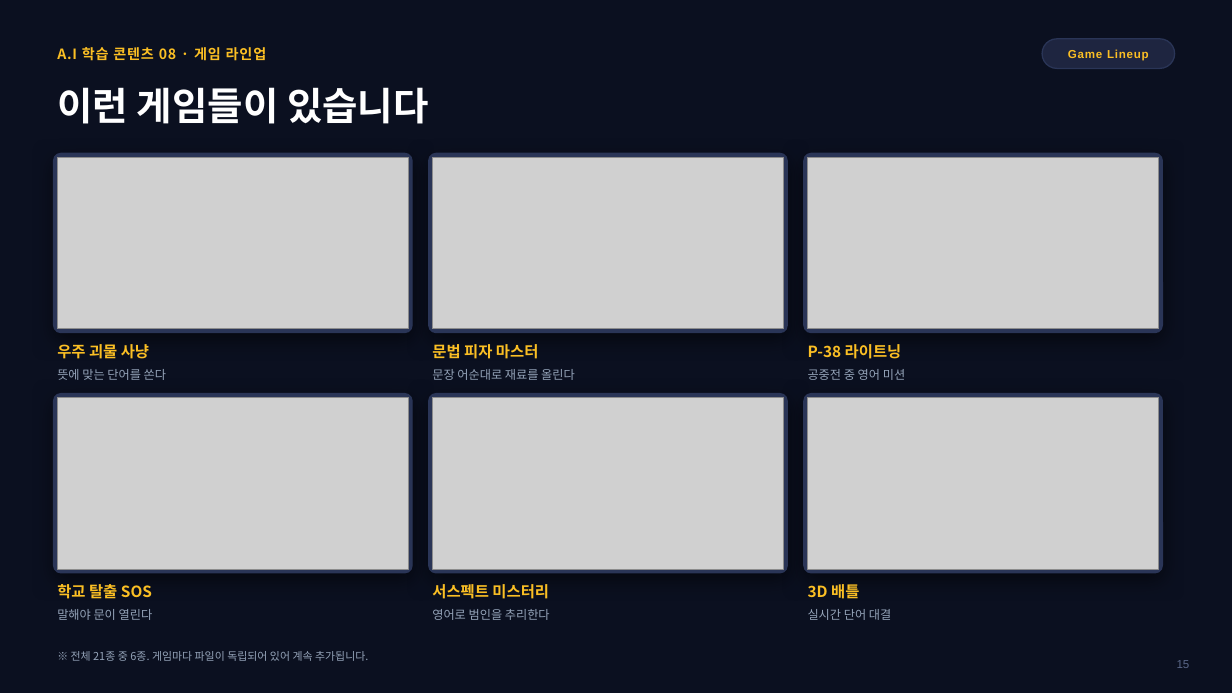
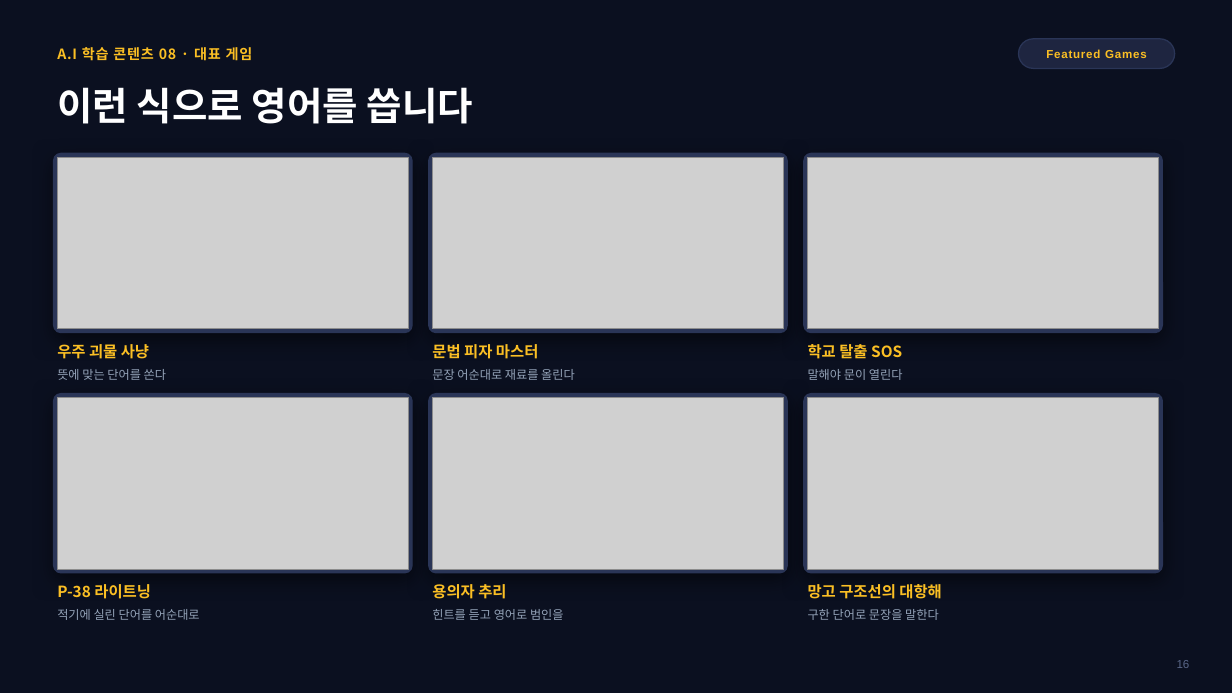
Before and after one commit to navy111p-sudo/mangoiweb, a slide deck: slide 16 of docs/MANGO_AI_안내_통합본_2026-08-17.pptx (slide 15 before the commit). Drawn at 1232x693 pixels with LibreOffice and Linux fonts; fonts in the diff are those of the drawing; grey boxes stand for pictures; background and template pictures are left out. Boxes give left, top, right and bottom in pixels: in the first picture for what was removed or moved away, otherwise in the second. Text is boxed around its words. In the diff, an @@ line names an element or a change of style, - is before the commit and + after.

```diff
--- a/docs/MANGO_AI_안내_통합본_2026-08-17.pptx
+++ b/docs/MANGO_AI_안내_통합본_2026-08-17.pptx
@@ text at bbox=[57, 47, 253, 61]: text changed @@
-A.I 학습 콘텐츠 08 · 게임 라인업
+A.I 학습 콘텐츠 08 · 대표 게임
@@ rounded rectangle: place and size @@
-rounded rectangle at bbox=[1043, 39, 1176, 68]
+rounded rectangle at bbox=[1019, 39, 1175, 68]
@@ text at bbox=[1046, 49, 1147, 58]: text changed @@
-Game Lineup
+Featured Games
@@ text at bbox=[57, 87, 473, 124]: text changed @@
-이런 게임들이 있습니다
+이런 식으로 영어를 씁니다
@@ text at bbox=[808, 341, 902, 361]: text changed @@
-P-38 라이트닝
+학교 탈출 SOS
@@ text at bbox=[808, 369, 903, 380]: text changed @@
-공중전 중 영어 미션
+말해야 문이 열린다
@@ text at bbox=[57, 584, 151, 599]: text changed @@
-학교 탈출 SOS
+P-38 라이트닝
@@ text at bbox=[432, 584, 506, 599]: text changed @@
-서스펙트 미스터리
+용의자 추리
@@ text at bbox=[808, 584, 941, 599]: text changed @@
-3D 배틀
+망고 구조선의 대항해
@@ text at bbox=[57, 609, 200, 620]: text changed @@
-말해야 문이 열린다
+적기에 실린 단어를 어순대로
@@ text at bbox=[432, 609, 564, 620]: text changed @@
-영어로 범인을 추리한다
+힌트를 듣고 영어로 범인을
@@ text at bbox=[808, 609, 939, 620]: text changed @@
-실시간 단어 대결
+구한 단어로 문장을 말한다
@@ text removed at bbox=[71, 651, 368, 661] @@
-※ 전체 21종 중 6종. 게임마다 파일이 독립되어 있어 계속 추가됩니다.
```
Also in this commit, not shown: 12 other slides changed, 1 slide added.
